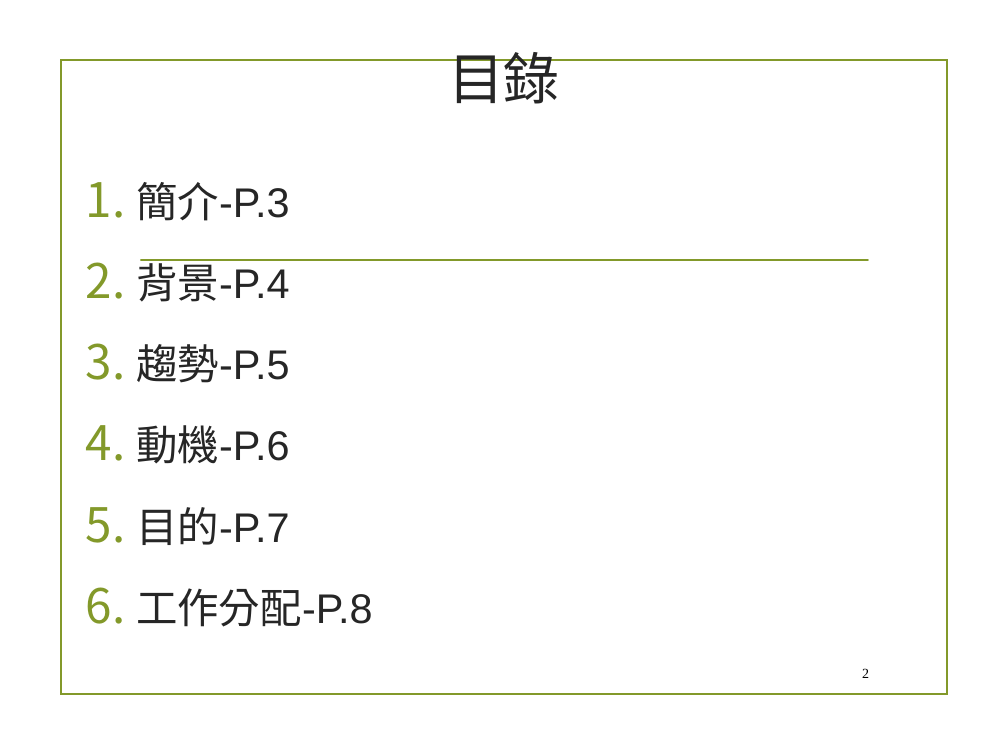
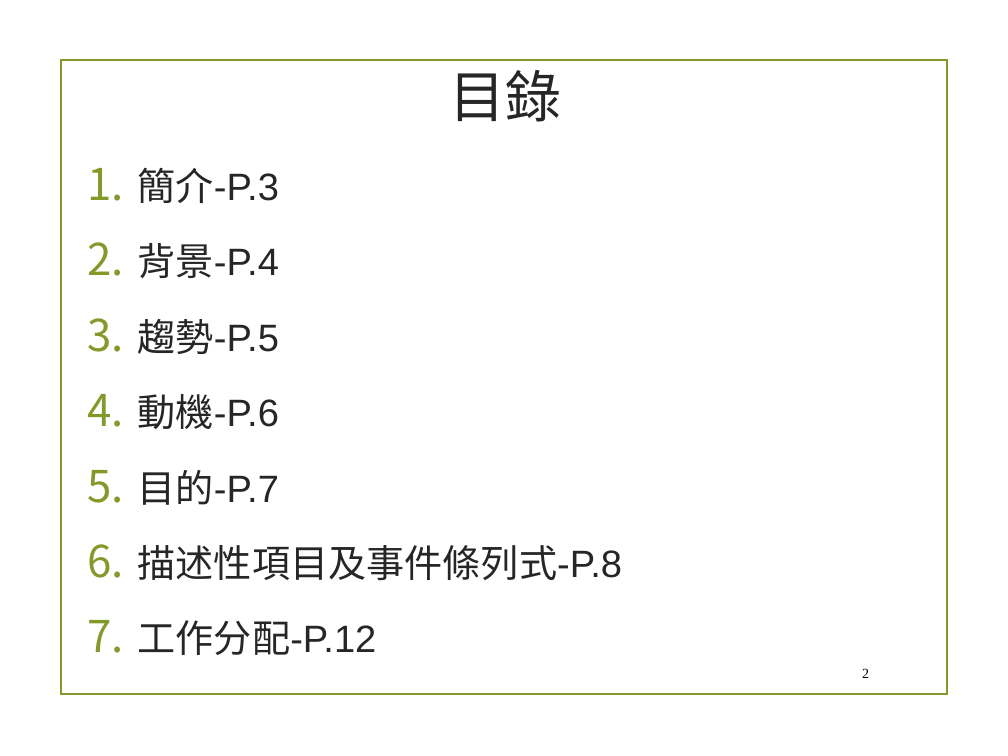
Before and after one commit to chandlerkuo/sharepee, a slide deck: slide 2 of 陀螺儀機車警示裝置.pptx. Drawn at 1008x756 pixels with LibreOffice and Linux fonts; fonts in the diff are those of the drawing; background and template pictures are left out. Boxes give left, top, right and bottom in pixels: in the first picture for what was removed or moved away, otherwise in the second. Text is boxed around its words. In the diff, an @@ line names an element or a change of style, - is before the commit and + after.

```diff
--- a/陀螺儀機車警示裝置.pptx
+++ b/陀螺儀機車警示裝置.pptx
@@ title "目錄": place and size @@
-title "目錄" at (448,52,560,104)
+title "目錄" at (450,70,562,122)
@@ text "簡介-P.3": place and size @@
-text "簡介-P.3" at (136,182,373,627)
+text "簡介-P.3" at (138,168,622,655)
@@ text at (138,168,279,505): size 29.6 to 27.2 pt in "簡介-P.3", "背景-P.4", "趨勢-P.5", "動機-P.6" and 1 more places @@
@@ line removed from (141, 260) to (868, 260) @@
@@ text at (138,545,622,655): text changed; size 29.6 to 27.2 pt @@
-6. 工作分配-P.8
+6. 描述性項目及事件條列式-P.8
+7. 工作分配-P.12
```
Also in this commit, not shown: 9 other slides changed, 1 slide added, 2 slides removed.
